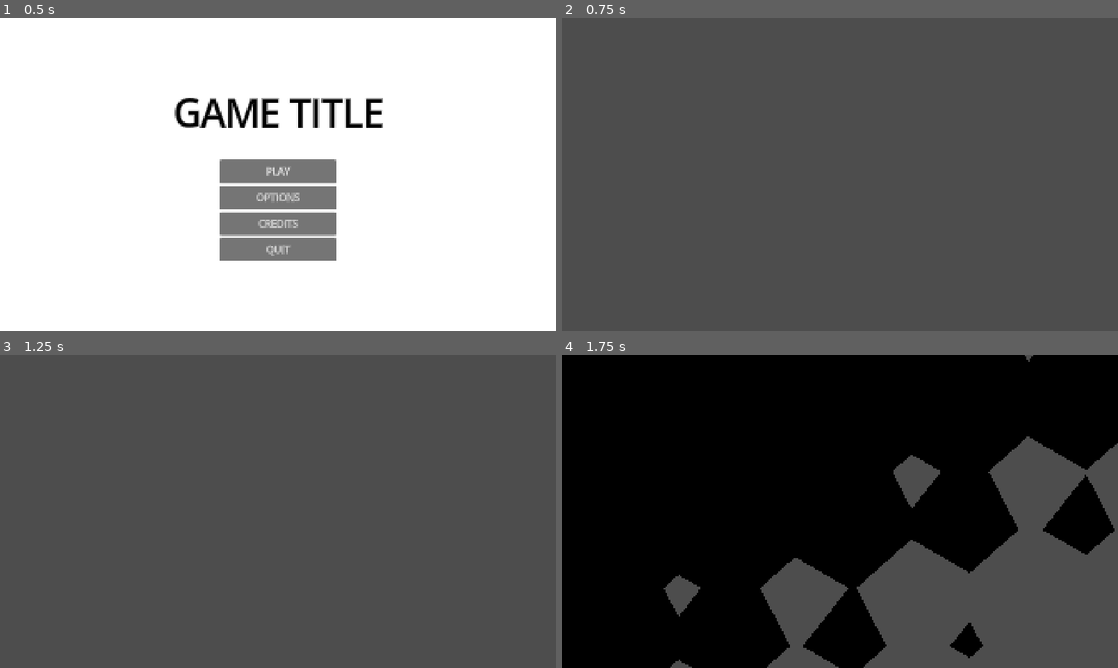
Above: before the commit, frames 1-4 (two rows, left to right).
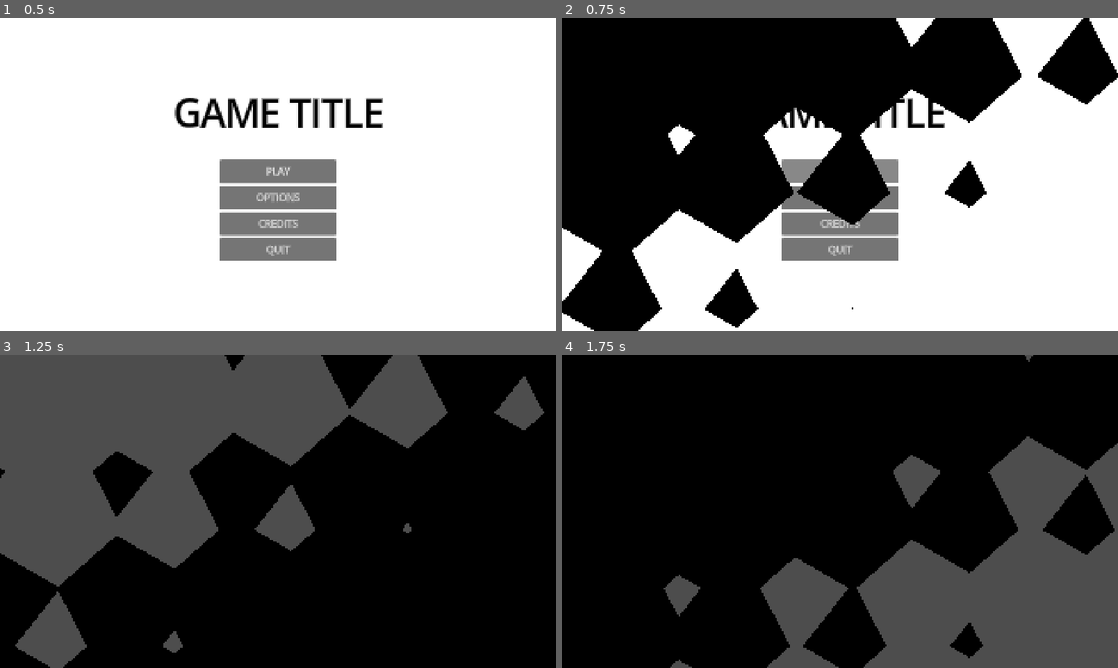
Above: after the commit, the same moments.

Repository: EHilly/Godot-Template-Project
Game: Godot game, scene res://UI/MainMenu/main_menu.tscn
Same seed, same stepped clock (60 frames per second), same inputs: the game is played once before the commit and once after it. Before the commit the project starts from res://UI/main_menu.tscn.
Inputs:
- Up to frame 1 (0.5 s): no input
- Up to frame 2 (0.75 s): click "PLAY" at 0.5 s
- Up to frame 3 (1.25 s): no input
- Up to frame 4 (1.75 s): hold Right (right) from 1.28 s (still down); hold Z (primary_action) from 1.28 s (still down); tap X (secondary_action) at 1.55 s

Frame 1 is identical in both runs. In frame 2, 100% of the frame differs, in the area x 0-100%, y 0-100%; in frame 3, 63%; in frame 4, nothing differs.

Commit message:
Add short looping music for testing

Diff:
--- a/Autoloads/AudioAdmin/audio_admin.gd
+++ b/Autoloads/AudioAdmin/audio_admin.gd
@@ -2,6 +2,4 @@
 extends Node
 
 @export var sfx_player_manager:SfxPlayerManager
-
-func play_sound_effect(stream:AudioStream):
-	sfx_player_manager.play_sound_effect(stream)
+@export var music_player_manager:MusicPlayerManager
--- a/Autoloads/AudioAdmin/audio_admin.tscn
+++ b/Autoloads/AudioAdmin/audio_admin.tscn
@@ -4,9 +4,10 @@
 [ext_resource type="Script" uid="uid://din2illnrstwe" path="res://Autoloads/AudioAdmin/sfx_player_manager.gd" id="2_v3h5d"]
 [ext_resource type="Script" uid="uid://b650mi6xx5soq" path="res://Autoloads/AudioAdmin/music_player_manager.gd" id="3_fylf4"]
 
-[node name="AudioAdmin" type="Node" unique_id=1703948717 node_paths=PackedStringArray("sfx_player_manager")]
+[node name="AudioAdmin" type="Node" unique_id=1703948717 node_paths=PackedStringArray("sfx_player_manager", "music_player_manager")]
 script = ExtResource("1_bp10v")
 sfx_player_manager = NodePath("SfxPlayerManager")
+music_player_manager = NodePath("MusicPlayerManager")
 
 [node name="SfxPlayerManager" type="Node" parent="." unique_id=1289014431]
 script = ExtResource("2_v3h5d")
--- a/Autoloads/AudioAdmin/music_player_manager.gd
+++ b/Autoloads/AudioAdmin/music_player_manager.gd
@@ -13,7 +13,7 @@
 #https://freesound.org/people/LittleRobotSoundFactory/sounds/320965/
 #https://freesound.org/people/LittleRobotSoundFactory/sounds/323916/
 
-func play_music(music_stream:AudioStream, crossfade_duration:float = 1):
+func play_music(music_stream:AudioStream, crossfade_duration:float = 0.5):
 	#Fade out the current track
 	current_track_fade_out_tween = TweenUtilities.kill_and_recreate_tween(self, current_track_fade_out_tween)
 	current_track_fade_out_tween.tween_property(active_music_player, "volume_db", INAUDIBLE_VOLUME_DB, crossfade_duration)
--- a/Autoloads/Transitions/transitions.gd
+++ b/Autoloads/Transitions/transitions.gd
@@ -5,16 +5,12 @@
 
 var animation_progress_tween:Tween
 
-func animate_diamond_wipe(start_color:Color, end_color:Color, duration:float) -> void:
-	_refresh_animation_progress_tween()
+func animate_diamond_wipe_and_return_animation_tween(start_color:Color, end_color:Color, duration:float) -> Tween:
+	animation_progress_tween = TweenUtilities.kill_and_recreate_tween(self, animation_progress_tween)
 
 	screen_cover.material.set_shader_parameter("progress", 0.0)
 	screen_cover.material.set_shader_parameter("start_color", start_color)
 	screen_cover.material.set_shader_parameter("end_color", end_color)
 
 	animation_progress_tween.tween_property(screen_cover.material, "shader_parameter/progress", 1, duration)
-
-func _refresh_animation_progress_tween():
-	if (animation_progress_tween != null):
-		animation_progress_tween.kill()
-	animation_progress_tween = create_tween()
+	return animation_progress_tween
--- a/Autoloads/Transitions/transitions.tscn
+++ b/Autoloads/Transitions/transitions.tscn
@@ -11,6 +11,7 @@
 shader_parameter/diamondPixelSize = 70.0
 
 [node name="Transitions" type="CanvasLayer" unique_id=1647201371 node_paths=PackedStringArray("screen_cover")]
+layer = 99
 script = ExtResource("1_n68ev")
 screen_cover = NodePath("ScreenCover")
 
--- a/Levels/empty_test_scene.gd
+++ b/Levels/empty_test_scene.gd
@@ -5,14 +5,19 @@
 @export var short_beep_sound_effect:AudioStream
 @export var click_sound_effect:AudioStream
 
+@export var music_stream:AudioStream
+
+func _ready() -> void:
+	AudioAdmin.music_player_manager.play_music(music_stream)
+
 func _input(event: InputEvent) -> void:
 	if (event.is_action_pressed("up")):
-		AudioAdmin.play_sound_effect(error_sound_effect)
+		AudioAdmin.sfx_player_manager.play_sound_effect(error_sound_effect)
 	if (event.is_action_pressed("left")):
-		Transitions.animate_diamond_wipe(Color.BLACK, Color.TRANSPARENT, 1)
+		Transitions.animate_diamond_wipe_and_return_animation_tween(Color.BLACK, Color.TRANSPARENT, 1)
 	if (event.is_action_pressed("right")):
-		Transitions.animate_diamond_wipe(Color.TRANSPARENT, Color.BLACK, 1)
+		Transitions.animate_diamond_wipe_and_return_animation_tween(Color.TRANSPARENT, Color.BLACK, 1)
 	elif (event.is_action_pressed("primary_action")):
-		AudioAdmin.play_sound_effect(short_beep_sound_effect)
+		AudioAdmin.sfx_player_manager.play_sound_effect(short_beep_sound_effect)
 	elif (event.is_action_pressed("secondary_action")):
-		AudioAdmin.play_sound_effect(click_sound_effect)
+		AudioAdmin.sfx_player_manager.play_sound_effect(click_sound_effect)
--- a/Levels/empty_test_scene.tscn
+++ b/Levels/empty_test_scene.tscn
@@ -4,9 +4,11 @@
 [ext_resource type="AudioStream" uid="uid://de12nvnyte75v" path="res://General/SoundEffects/error_buzz.wav" id="2_ujkaf"]
 [ext_resource type="AudioStream" uid="uid://ce2vcfwkb6xyr" path="res://General/SoundEffects/short_beep.wav" id="3_1ts8s"]
 [ext_resource type="AudioStream" uid="uid://b58omhlwxlw0c" path="res://General/SoundEffects/click.wav" id="4_4k047"]
+[ext_resource type="AudioStream" uid="uid://cdhk6llypaqfc" path="res://General/Music/Loop_Fighting_Evil_Mummies_04.wav" id="5_ujkaf"]
 
 [node name="EmptyTestScene" type="Node2D" unique_id=246965807]
 script = ExtResource("1_kyynq")
 error_sound_effect = ExtResource("2_ujkaf")
 short_beep_sound_effect = ExtResource("3_1ts8s")
 click_sound_effect = ExtResource("4_4k047")
+music_stream = ExtResource("5_ujkaf")
--- a/UI/credits_submenu.tscn
+++ b/UI/MainMenu/credits_submenu.tscn
@@ -1,11 +1,11 @@
 [gd_scene format=3 uid="uid://bhgdiqhkva4rt"]
 
-[ext_resource type="Script" uid="uid://bxutttvgrbrgu" path="res://UI/submenu.gd" id="1_fxswb"]
-[ext_resource type="Texture2D" uid="uid://chp5778a8vayt" path="res://General/Sprites/white_square.png" id="2_m4aus"]
-[ext_resource type="Theme" uid="uid://ba624b86ssus5" path="res://UI/master_theme.tres" id="3_5gac8"]
+[ext_resource type="Script" uid="uid://bxutttvgrbrgu" path="res://UI/MainMenu/submenu.gd" id="1_a7eqm"]
+[ext_resource type="Texture2D" uid="uid://chp5778a8vayt" path="res://General/Sprites/white_square.png" id="2_6v0vv"]
+[ext_resource type="Theme" uid="uid://ba624b86ssus5" path="res://UI/master_theme.tres" id="3_l3rm0"]
 
 [node name="CreditsSubmenu" type="CanvasLayer" unique_id=1672638096]
-script = ExtResource("1_fxswb")
+script = ExtResource("1_a7eqm")
 
 [node name="BackgroundImage" type="TextureRect" parent="." unique_id=101043291]
 anchors_preset = 15
@@ -49,13 +49,17 @@
 theme_override_constants/margin_right = 20
 theme_override_constants/margin_bottom = 20
 
-[node name="Title2" type="Label" parent="BackgroundImage/VBoxContainer/PanelContainer/MarginContainer" unique_id=1560561600]
+[node name="CreditsText" type="Label" parent="BackgroundImage/VBoxContainer/PanelContainer/MarginContainer" unique_id=1560561600]
 custom_maximum_size = Vector2(-1, 800)
 layout_mode = 2
-theme = ExtResource("3_5gac8")
+theme = ExtResource("3_l3rm0")
 theme_override_colors/font_color = Color(0, 0, 0, 1)
 theme_override_font_sizes/font_size = 22
-text = "=== Sound effects ===
+text = "=== Music ===
+Loop_Fighting_Evil_Mummies_04.wav by LittleRobotSoundFactory -- https://freesound.org/s/320965/ -- License: Attribution 4.0
+Loop_NeverLettingGo_00.wav by LittleRobotSoundFactory -- https://freesound.org/s/323916/ -- License: Attribution 4.0
+
+=== Sound effects ===
 click.wav - Click_1.wav by JonnyRuss01 -- https://freesound.org/s/478197/ -- License: Creative Commons 0
 error_buzz.wav - UI_Cancel by unfa -- https://freesound.org/s/565133/ -- License: Creative Commons 0
 explosion.wav - 8-Bit Explosion 1_4 by Joao_Janz -- https://freesound.org/s/478271/ -- License: Creative Commons 0
--- a/UI/main_menu.gd
+++ b/UI/MainMenu/main_menu.gd
@@ -8,6 +8,7 @@
 
 @export var credits_submenu:Submenu
 
+@export var main_menu_music_stream:AudioStream
 
 func _ready() -> void:
 	play_button.pressed.connect(_on_play_button_was_pressed)
@@ -19,9 +20,15 @@
 
 	play_button.grab_focus.call_deferred()
 
+	AudioAdmin.music_player_manager.play_music(main_menu_music_stream, 0)
+
 
 func _on_play_button_was_pressed():
+	var transition_animation_tween = Transitions.animate_diamond_wipe_and_return_animation_tween(Color.TRANSPARENT, Color.BLACK, 0.5)
+	await transition_animation_tween.finished
+	Transitions.animate_diamond_wipe_and_return_animation_tween(Color.BLACK, Color.TRANSPARENT, 0.5)
 	get_tree().change_scene_to_file("res://Levels/empty_test_scene.tscn")
+
 
 func _on_options_button_was_pressed():
 	pass
--- a/UI/main_menu.tscn
+++ b/UI/MainMenu/main_menu.tscn
@@ -1,18 +1,20 @@
 [gd_scene format=3 uid="uid://dvobonlj2bvbe"]
 
-[ext_resource type="Script" uid="uid://6b5ltwdwu64w" path="res://UI/main_menu.gd" id="1_d8nwk"]
-[ext_resource type="Texture2D" uid="uid://chp5778a8vayt" path="res://General/Sprites/white_square.png" id="1_p8ccj"]
-[ext_resource type="Theme" uid="uid://ba624b86ssus5" path="res://UI/master_theme.tres" id="2_tk8dj"]
-[ext_resource type="PackedScene" uid="uid://bhgdiqhkva4rt" path="res://UI/credits_submenu.tscn" id="4_4cwpn"]
-[ext_resource type="Script" uid="uid://bxutttvgrbrgu" path="res://UI/submenu.gd" id="5_f40uw"]
+[ext_resource type="Script" uid="uid://6b5ltwdwu64w" path="res://UI/MainMenu/main_menu.gd" id="1_h8rmy"]
+[ext_resource type="Texture2D" uid="uid://chp5778a8vayt" path="res://General/Sprites/white_square.png" id="2_iyy2y"]
+[ext_resource type="AudioStream" uid="uid://dw75bhqaj3dqx" path="res://UI/MainMenu/Loop_NeverLettingGo_00.wav" id="2_trkrl"]
+[ext_resource type="Theme" uid="uid://ba624b86ssus5" path="res://UI/master_theme.tres" id="3_trkrl"]
+[ext_resource type="PackedScene" uid="uid://bhgdiqhkva4rt" path="res://UI/MainMenu/credits_submenu.tscn" id="4_bddxb"]
+[ext_resource type="Script" uid="uid://bxutttvgrbrgu" path="res://UI/MainMenu/submenu.gd" id="6_trkrl"]
 
 [node name="MainMenu" type="CanvasLayer" unique_id=1672638096 node_paths=PackedStringArray("play_button", "options_button", "credits_button", "quit_button", "credits_submenu")]
-script = ExtResource("1_d8nwk")
+script = ExtResource("1_h8rmy")
 play_button = NodePath("ButtonsAndTitleVBox/PlayButton")
 options_button = NodePath("ButtonsAndTitleVBox/OptionsButton")
 credits_button = NodePath("ButtonsAndTitleVBox/CreditsButton")
 quit_button = NodePath("ButtonsAndTitleVBox/QuitButton")
 credits_submenu = NodePath("CreditsSubmenu")
+main_menu_music_stream = ExtResource("2_trkrl")
 
 [node name="BackgroundImage" type="TextureRect" parent="." unique_id=101043291]
 anchors_preset = 15
@@ -83,6 +85,6 @@
 theme_override_font_sizes/font_size = 34
 text = "QUIT"
 
-[node name="CreditsSubmenu" type="CanvasLayer" parent="." unique_id=1782850706 instance=ExtResource("4_4cwpn")]
+[node name="CreditsSubmenu" type="CanvasLayer" parent="." unique_id=1782850706 instance=ExtResource("4_bddxb")]
 visible = false
-script = ExtResource("5_f40uw")
+script = ExtResource("6_trkrl")
--- a/project.godot
+++ b/project.godot
@@ -13,6 +13,10 @@
 config/name="TemplateProject"
 run/main_scene="uid://dvobonlj2bvbe"
 config/features=PackedStringArray("4.7", "Forward Plus")
+
+[audio]
+
+buses/default_bus_layout="res://Autoloads/AudioAdmin/default_bus_layout.tres"
 
 [autoload]
 
Renamed: default_bus_layout.tres -> Autoloads/AudioAdmin/default_bus_layout.tres
Not shown, added: General/Music/Loop_Fighting_Evil_Mummies_04.wav.import
Not shown, added: UI/MainMenu/Loop_NeverLettingGo_00.wav.import
Not shown: 2 places in UI/MainMenu/credits_submenu.tscn that only renumber resources
Renamed: UI/main_menu.gd.uid -> UI/MainMenu/main_menu.gd.uid
Not shown: 2 places in UI/MainMenu/main_menu.tscn that only renumber resources
Renamed: UI/submenu.gd -> UI/MainMenu/submenu.gd
Renamed: UI/submenu.gd.uid -> UI/MainMenu/submenu.gd.uid
Not shown, changed: attribution.txt
Not shown, added: General/Music/Loop_Fighting_Evil_Mummies_04.wav
Not shown, added: UI/MainMenu/Loop_NeverLettingGo_00.wav
